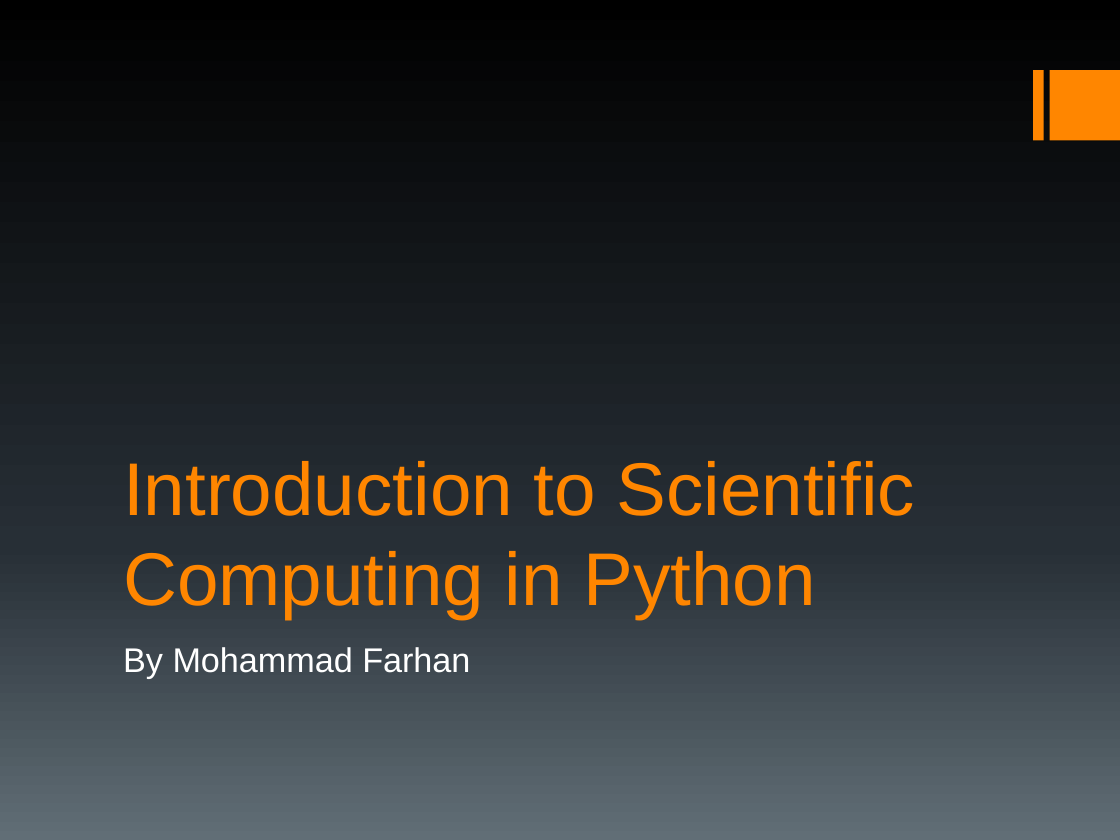
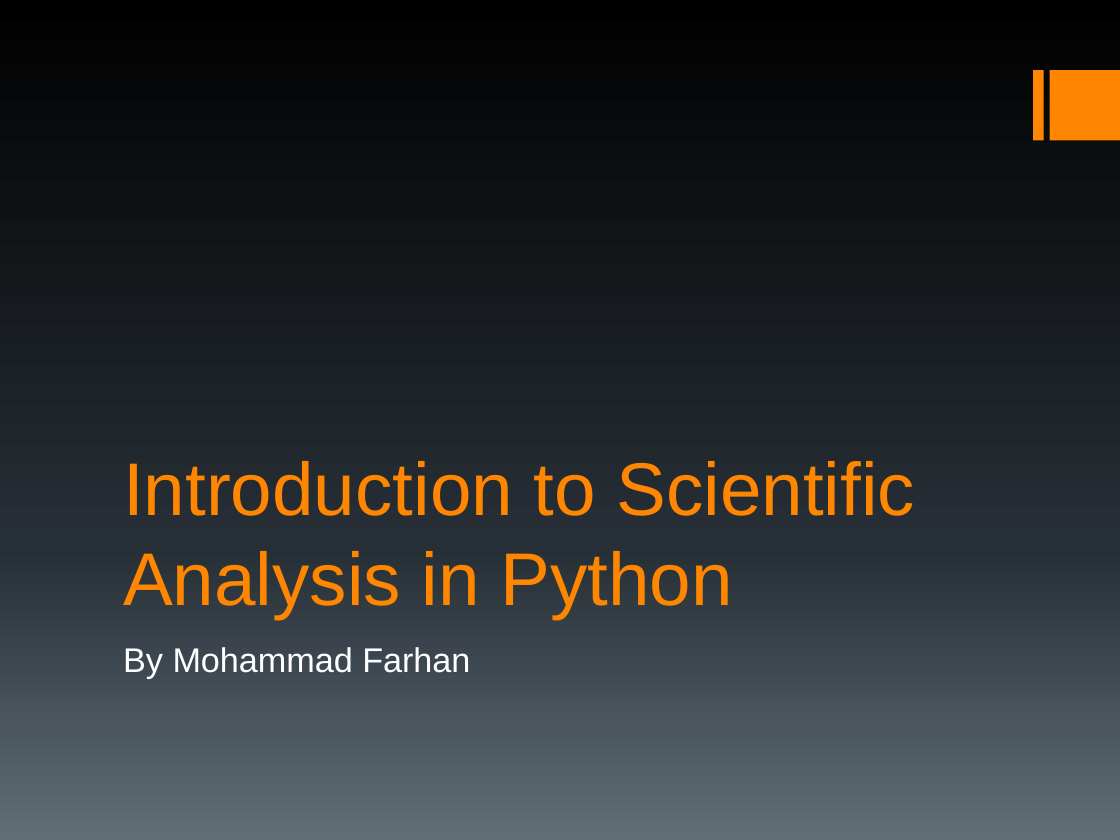
Before and after one commit to mfarhan12/intro_to_scientific_computing, a slide deck: slide 1 of Introduction to Scientific Computing in Python.pptx. Drawn at 1120x840 pixels with LibreOffice and Linux fonts; fonts in the diff are those of the drawing. Boxes give left, top, right and bottom in pixels: in the first picture for what was removed or moved away, otherwise in the second. Text is boxed around its words. In the diff, an @@ line names an element or a change of style, - is before the commit and + after.

```diff
--- a/Introduction to Scientific Computing in Python.pptx
+++ b/Introduction to Scientific Computing in Python.pptx
@@ title at box(123, 461, 915, 619): text changed @@
-Introduction to Scientific Computing in Python
+Introduction to Scientific Analysis in Python
```
Also in this commit, not shown: 1 other slide changed, 3 slides added, 2 other files.
